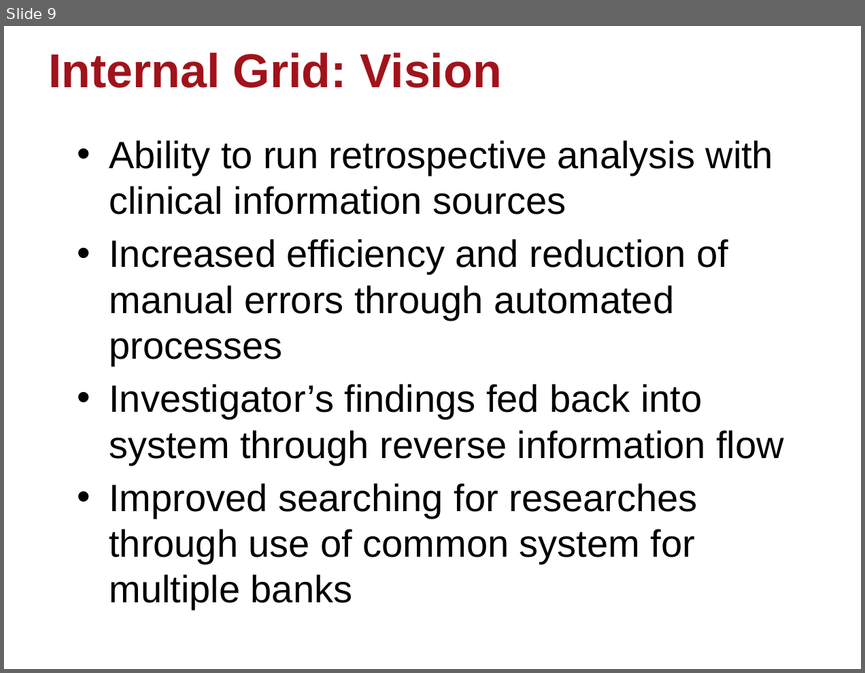
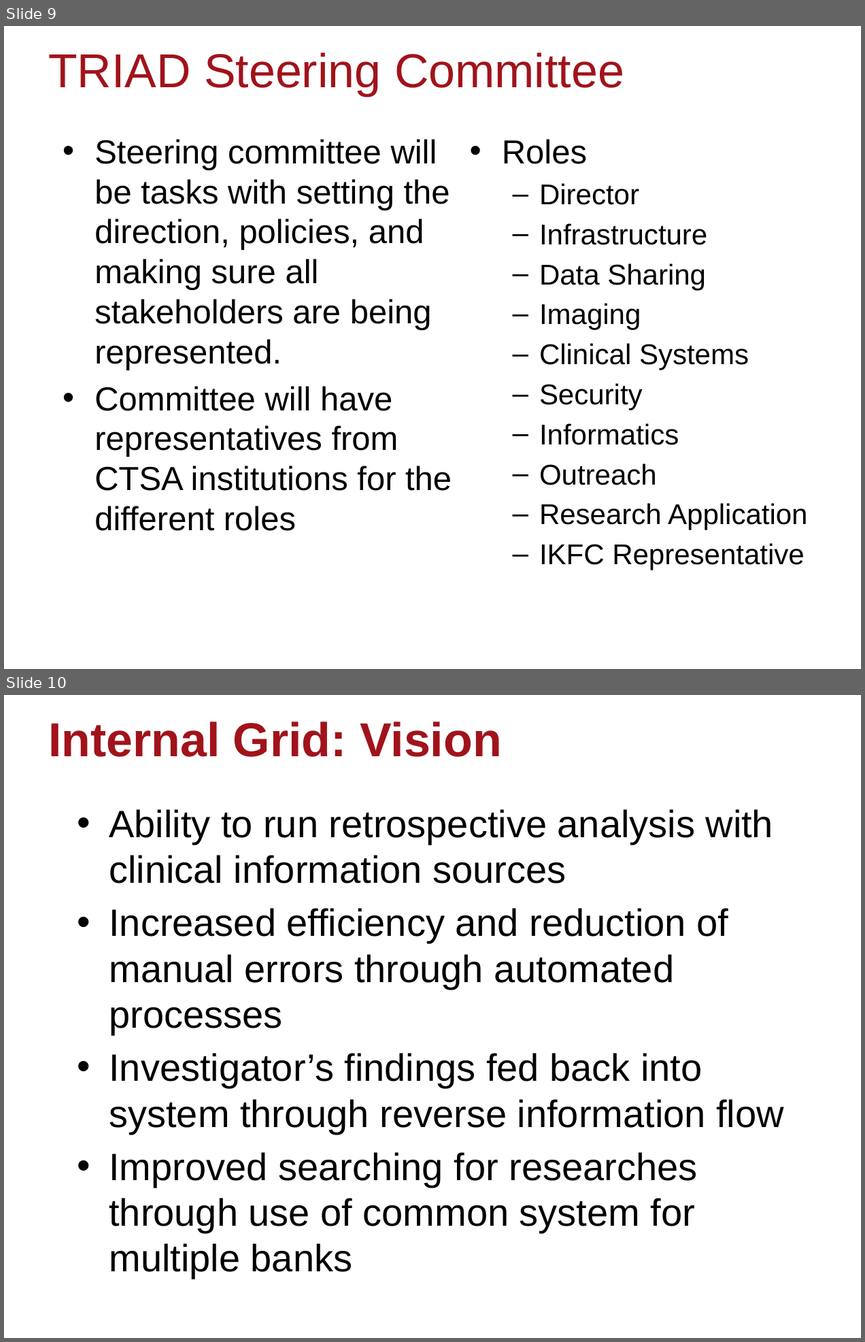
Before and after one commit to NCIP/cagrid-docs, a slide deck: general/presentations/200910_VCDE_ARCH/Adopting-Adapting-caGrid.pptx. Shown one above the other, each under a label of ours: slide 9 before the commit, slides 9 and 10 after it. The pictures are 865x673 and 865x1342 pixels, drawn with LibreOffice and Linux fonts; fonts in the diff are those of the drawing; background and template pictures are left out. Boxes give left, top, right and bottom in pixels: in the first picture for what was removed or moved away, otherwise in the second. Text is boxed around its words. In the diff, an @@ line names an element or a change of style, - is before the commit and + after.

```diff
--- a/general/presentations/200910_VCDE_ARCH/Adopting-Adapting-caGrid.pptx
+++ b/general/presentations/200910_VCDE_ARCH/Adopting-Adapting-caGrid.pptx
@@ slide 9 added at <box>4,26,861,669</box>, background picture (left out) @@
@@ title added at <box>48,53,624,97</box>, 40 pt, text #A1131B @@
+TRIAD Steering Committee
@@ text added at <box>94,139,451,531</box>, 28 pt, text #000000 @@
+• Steering committee will be tasks with setting the direction, policies, and making sure all stakeholders are being represented.
+• Committee will have representatives from CTSA institutions for the different roles
@@ text added at <box>502,139,807,570</box>, 24 pt, text #000000 @@
+• Roles
+  – Director
+  – Infrastructure
+  – Data Sharing
+  – Imaging
+  – Clinical Systems
+  – Security
+  – Informatics
+  – Outreach
+  – Research Application
+  – IKFC Representative
@@ what was slide 9 is now slide 10 @@
```
Also in this commit, not shown: 5 slides changed, 4 other slides added, 13 slides removed.
